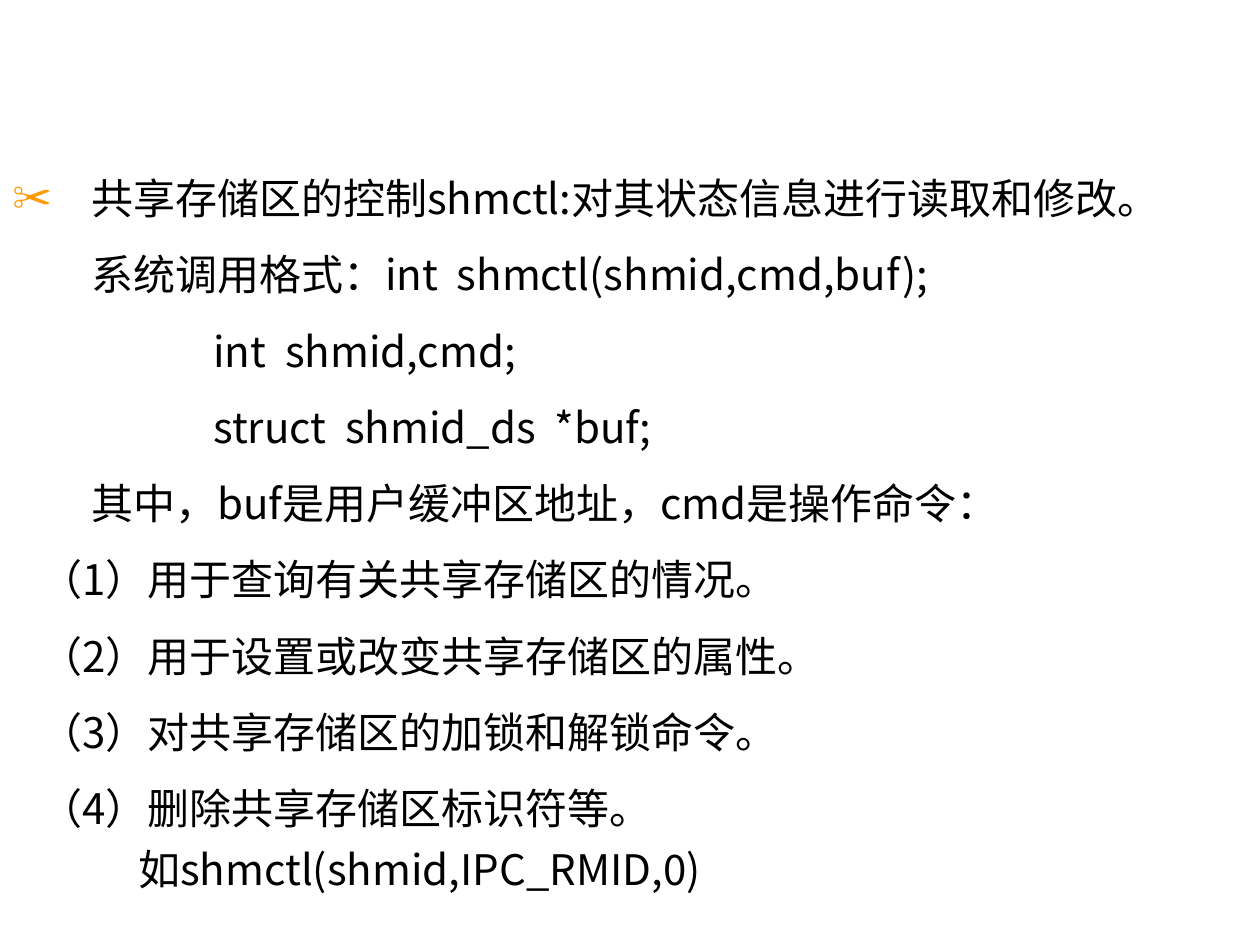
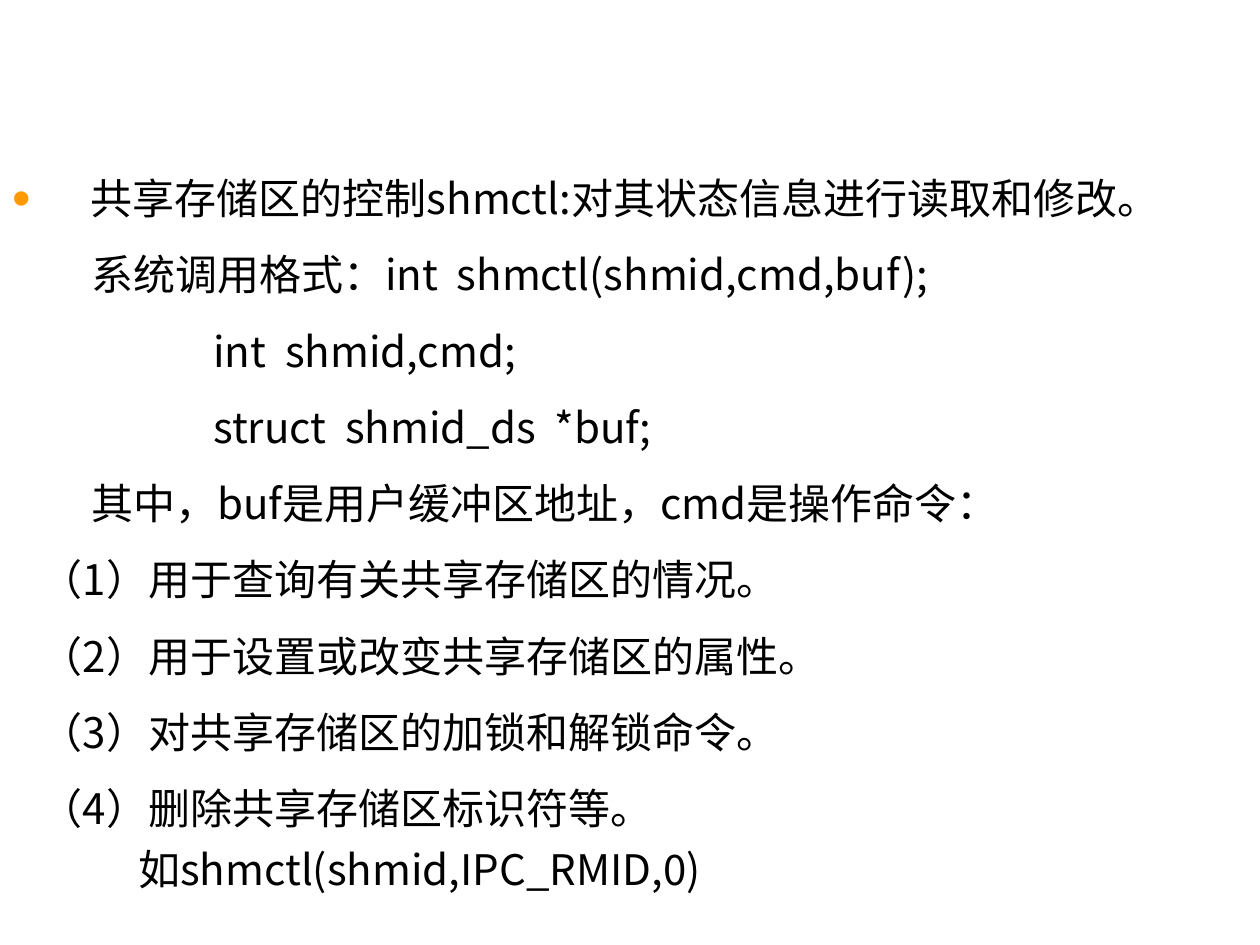
Before and after one commit to woshiwzy321/Hust_Cs_ProJ, a slide deck: slide 4 of os/实验结果/实验３/exp3.ppt. Drawn at 1260x945 pixels with LibreOffice and Linux fonts; fonts in the diff are those of the drawing; background and template pictures are left out. Boxes give left, top, right and bottom in pixels: in the first picture for what was removed or moved away, otherwise in the second. Text is boxed around its words. In the diff, an @@ line names an element or a change of style, - is before the commit and + after.

Commit message:
操作系统实验第三次做了一半　子进程没写

```diff
--- a/os/实验结果/实验３/exp3.ppt
+++ b/os/实验结果/实验３/exp3.ppt
@@ text "共享存储区的控制shmctl:对其状态信息进行读取和修改。" at (x1=41, y1=178, x2=1159, y2=893): bullet ✂ to •; indent changed @@
```
Also in this commit, not shown: 9 other slides changed, 6 other files.
